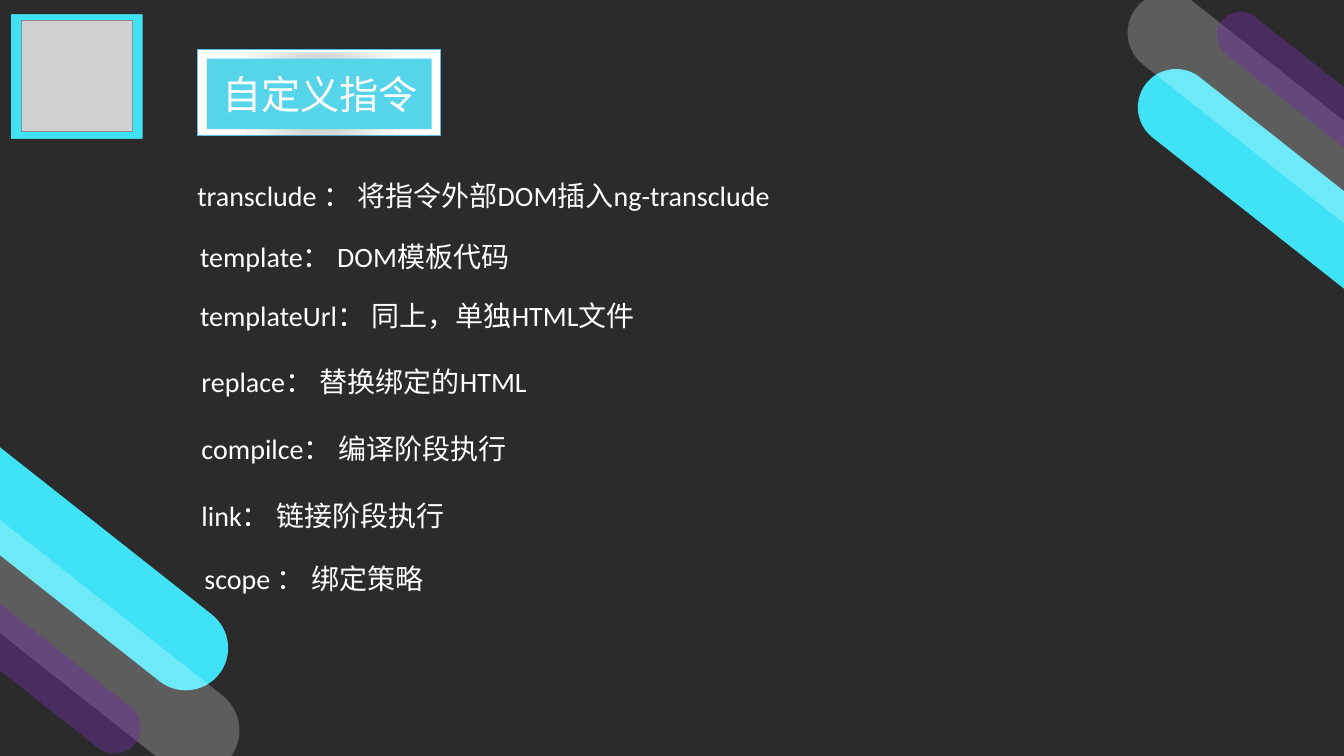
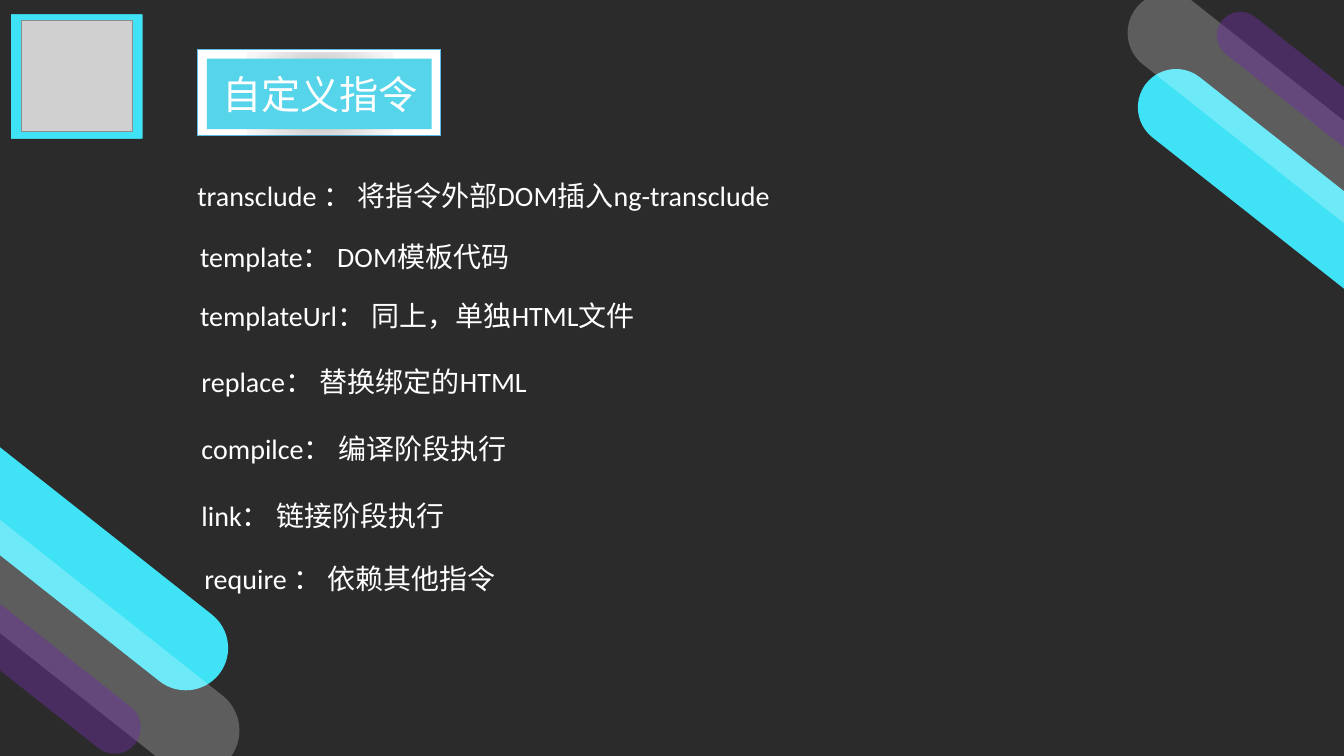
Before and after one commit to Dreamweaver-jun/AngularJS-sample, a slide deck: slide 15 of AngularJS演示.pptx. Drawn at 1344x756 pixels with LibreOffice and Linux fonts; fonts in the diff are those of the drawing; grey boxes stand for pictures; background and template pictures are left out; a plain dark background stands for a picture behind light text. Boxes give left, top, right and bottom in pixels: in the first picture for what was removed or moved away, otherwise in the second. Text is boxed around its words. In the diff, an @@ line names an element or a change of style, - is before the commit and + after.

```diff
--- a/AngularJS演示.pptx
+++ b/AngularJS演示.pptx
@@ text at (204,565,496,594): text changed @@
-scope ： 绑定策略
+require ： 依赖其他指令
```
Also in this commit, not shown: 1 slide added, 12 other files.
